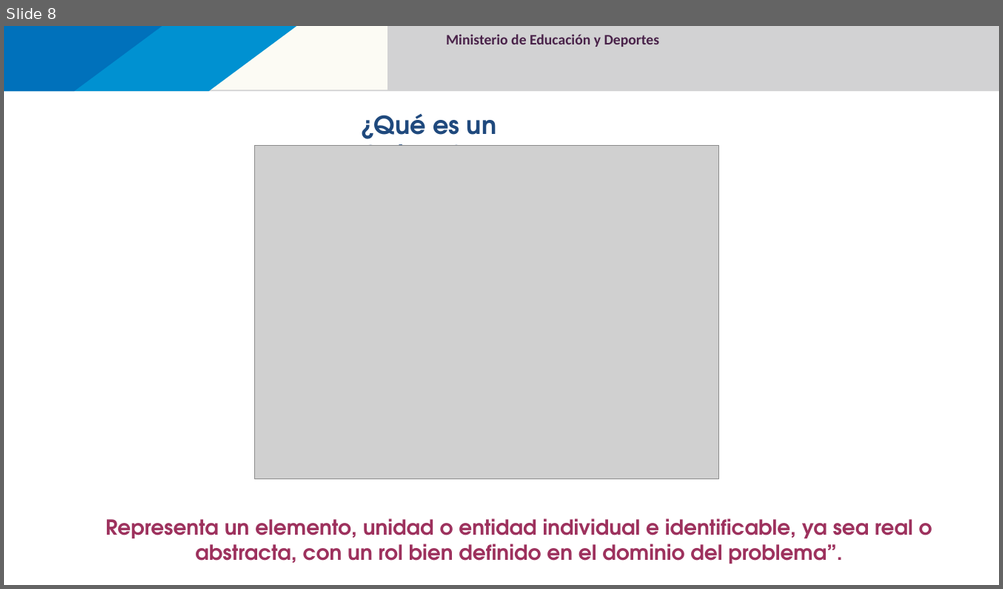
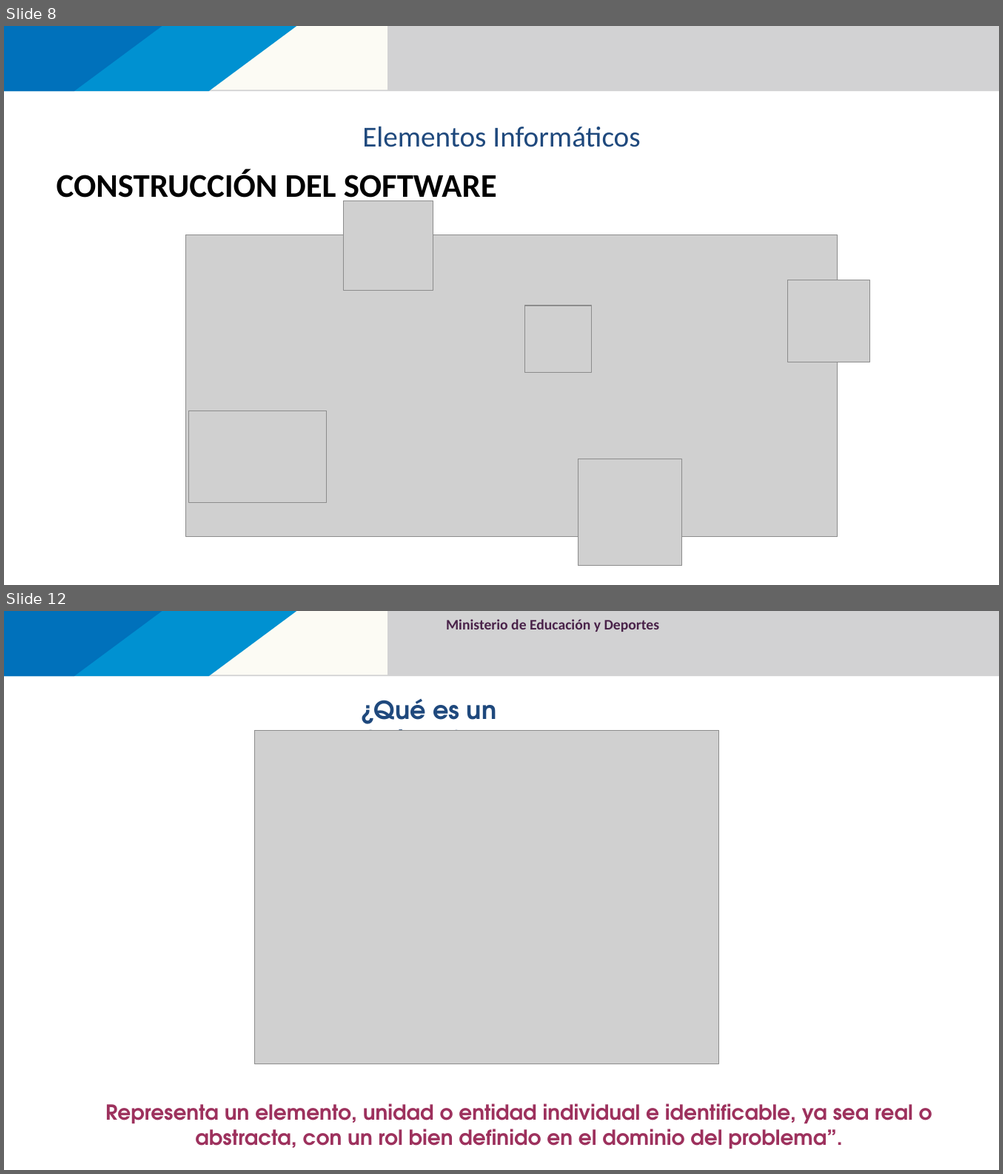
Before and after one commit to 111milprogramadores/presentaciones, a slide deck: POO_Paradigma_y_UML.pptx. Shown one above the other, each under a label of ours: slide 8 before the commit, slides 8 and 12 after it; the slides between them are not shown. The pictures are 1003x589 and 1003x1174 pixels, drawn with LibreOffice and Linux fonts; fonts in the diff are those of the drawing; grey boxes stand for pictures; background and template pictures are left out. Boxes give left, top, right and bottom in pixels: in the first picture for what was removed or moved away, otherwise in the second. Text is boxed around its words. In the diff, an @@ line names an element or a change of style, - is before the commit and + after.

```diff
--- a/POO_Paradigma_y_UML.pptx
+++ b/POO_Paradigma_y_UML.pptx
@@ slide 8 added at [4,26,999,585], background #FFFFFF; not listed: 4 template elements that a slide beside it also shows @@
@@ text added at [362,126,640,147], 28 pt, text #1F497D @@
+Elementos Informáticos
@@ text added at [57,170,497,206], 32 pt, text #000000, bold @@
+CONSTRUCCIÓN DEL SOFTWARE
@@ picture added at [344,201,433,291] @@
@@ picture added at [186,235,837,538] @@
@@ picture added at [788,280,870,362] @@
@@ picture added at [525,306,592,373] @@
@@ picture added at [188,412,327,503] @@
@@ picture added at [578,460,681,566] @@
@@ what was slide 8 is now slide 12 @@
```
Also in this commit, not shown: 72 slides changed, 4 other slides added, 1 slide removed, 2 other files.
